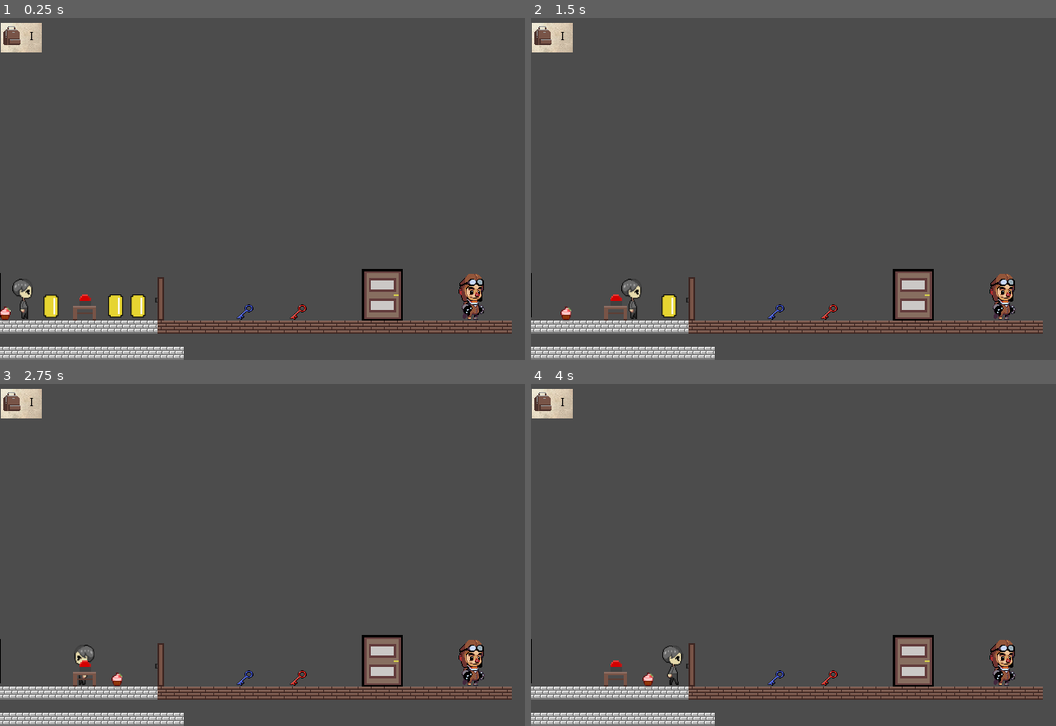
Above: before the commit, frames 1-4 (two rows, left to right).
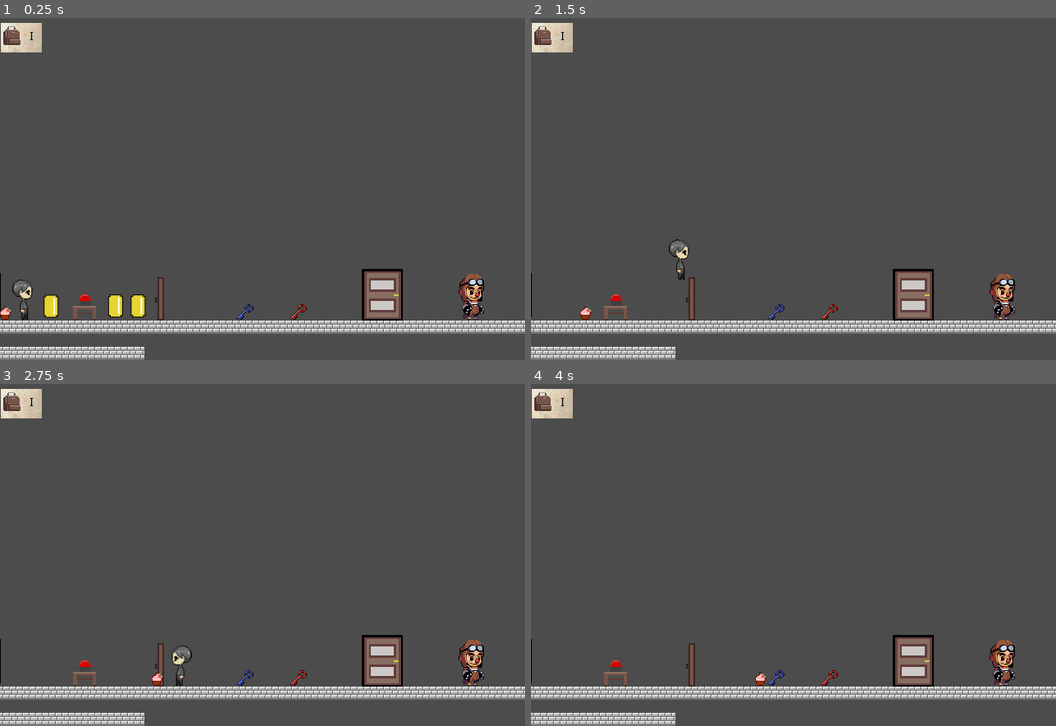
Above: after the commit, the same moments.

Repository: bkuon/Reverie
Game: Godot game, scene res://world.tscn
Two runs of this game, one before a commit and one after it. Both use one fixed random seed, a clock stepped at 60 frames per second and the inputs below. The engine's default icon, where the game draws it, is replaced by a stand-in: a white triangle on a blue panel in a dark square.
Inputs:
- Up to frame 1 (0.25 s): no input
- Up to frame 2 (1.5 s): tap Enter at 0.5 s; hold V 0.53-1.28 s; hold Right (ui_right) from 0.53 s (still down); tap Up (ui_up) at 0.77, 0.8, 1.07, 1.35 s
- Up to frame 3 (2.75 s): tap Up (ui_up) at 1.52, 1.82 s; tap V at 1.55 s; release Right (ui_right) at 2.03 s; hold Left (ui_left) from 2.03 s (still down); hold Up (ui_up) from 2.03 s (still down); tap A (enter_door) at 2.1 s
- Up to frame 4 (4 s): release Left (ui_left) at 2.78 s; release Up (ui_up) at 2.78 s; hold Right (ui_right) from 2.78 s (still down); tap Z (interact) at 2.85 s; tap Up (ui_up) at 3.02, 3.32, 3.77, 3.8 s; tap V at 3.05 s; hold V from 3.53 s (still down)

The runs differ from the first frame. In frame 1, 2.8% of the frame differs, in the area x 0-100%, y 76-100%; in frame 2, 3.4%, in the area x 5-100%, y 64-100%; in frame 3, 3.2%; in frame 4, 3.1%.

Commit message:
Lines 3-14 Declare new Variables for run, jump, and duck functions. Added both gravity and friction variables. Lines 45-85 deal with Running Physics. Lines 101 - 113 deal with Jump physics. Lines 117-128 deal with duck functions. Add new TileSet under the name of BrandonEditTileSet, alongside new updatedTileSet.tres

Diff:
--- a/KinematicBody2D.gd
+++ b/KinematicBody2D.gd
@@ -1,8 +1,20 @@
 extends KinematicBody2D
 
+#Jump Physics [Brandon Edit 3/13]
+const UP = Vector2(0, -1)
+const JUMP_HEIGHT = -200
+#End Jump Variable
+
+#Run Physics [Brandon Edit 3/13]
+const ACCELERATION = 50
+const MAX_SPEED = 150
+#End Run Variable
+
+#Duck Speed Variable [Brandon Edit 3/13]
+const DUCK_SPEED = 20
+
 const GRAVITY = 20
-const SPEED = 100
-const JUMP = 500
+const SPEED = 80
 const RESISTANCE = Vector2(0,-1)
 
 var motion = Vector2()
@@ -11,7 +23,10 @@
 var can_move = true
 
 func _physics_process(delta):
-	#motion.y += GRAVITY
+	motion.y += GRAVITY
+	#Add Variable Friction
+	var friction = false
+
 	if can_move:
 		if Input.is_action_pressed("ui_right"):
 			motion.x= SPEED
@@ -23,13 +38,52 @@
 			$sprite.flip_h = true
 			$sprite.play("walk")
 
-		elif Input.is_action_just_pressed("ui_up"):
-			print("jump not added yet")
-
-
 		else:
 			motion.x=0
 			$sprite.play("idle")
+
+		#Run Ability alongside jump utilities implemented here.
+		if Input.is_action_pressed("ui_right") and Input.is_key_pressed(KEY_V):
+			motion.x = min(motion.x + ACCELERATION, MAX_SPEED)
+			$sprite.flip_h = false
+			$sprite.play("run")
+			if is_on_floor():
+				if Input.is_action_just_pressed("ui_up"):
+					motion.y = JUMP_HEIGHT
+				if friction == true:
+					motion.x = lerp(motion.x, 0, 0.2)
+			else:
+				if motion.y < 0:
+					$sprite.play("Jump")
+				else:
+					$sprite.play("Fall")
+				if friction == true:
+					motion.x = lerp(motion.x, 0, 0.05)
+			motion = move_and_slide(motion, UP)
+
+			move_and_slide(motion,RESISTANCE)
+		if Input.is_action_pressed("ui_left") and Input.is_key_pressed(KEY_V):
+			motion.x = min(motion.x - ACCELERATION, MAX_SPEED)
+			$sprite.flip_h = true
+			$sprite.play("run")
+
+			if is_on_floor():
+				if Input.is_action_just_pressed("ui_up"):
+					motion.y = JUMP_HEIGHT
+				if friction == true:
+					motion.x = lerp(motion.x, 0, 0.2)
+			else:
+				if motion.y < 0:
+					$sprite.play("Jump")
+				else:
+					$sprite.play("Fall")
+				if friction == true:
+					motion.x = lerp(motion.x, 0, 0.05)
+			motion = move_and_slide(motion, UP)
+
+			move_and_slide(motion,RESISTANCE)
+		#End Run And Jump edits here [Brandon 3/13]
+
 
 		if Input.is_action_pressed("ui_left") and Input.is_action_pressed("ui_right"):
 			motion.x=0
@@ -43,6 +97,39 @@
 			can_move = false
 			#$sprite.play("idle")
 			get_node("../DialogueParser").init_dialogue(obj_name)
+
+	#Jump Implementation done here
+	if is_on_floor():
+		if Input.is_action_just_pressed("ui_up"):
+			motion.y = JUMP_HEIGHT
+		if friction == true:
+			motion.x = lerp(motion.x, 0, 0.2)
+	else:
+		if motion.y < 0:
+			$sprite.play("Jump")
+		else:
+			$sprite.play("Fall")
+		if friction == true:
+			motion.x = lerp(motion.x, 0, 0.05)
+
+
+
+	#Implement Duck Function
+	if Input.is_action_pressed("ui_down"):
+		#$sprite.play("duck")
+		motion.x = 0
+	if Input.is_action_pressed("ui_down") and Input.is_action_pressed("ui_right"):
+		#$sprite.play("duck")
+		motion.x = DUCK_SPEED
+	if Input.is_action_pressed("ui_down") and Input.is_action_pressed("ui_left"):
+		#$sprite.flip_h = true
+		#$sprite.play("duck")
+		motion.x = -DUCK_SPEED
+	#End Duck Function
+
+	motion = move_and_slide(motion, UP)
+
+	move_and_slide(motion,RESISTANCE)
 
 
 #signals when player is touching object.
--- /dev/null
+++ b/updatedTileSet.tres
@@ -0,0 +1,24 @@
+[gd_resource type="TileSet" load_steps=3 format=2]
+
+[ext_resource path="res://images/Environment/tile2.png" type="Texture" id=1]
+
+[sub_resource type="RectangleShape2D" id=1]
+extents = Vector2( 8.70947, 8.53113 )
+
+[resource]
+0/name = "tile2"
+0/texture = ExtResource( 1 )
+0/tex_offset = Vector2( 0, 0 )
+0/modulate = Color( 1, 1, 1, 1 )
+0/region = Rect2( 0, 0, 17, 16 )
+0/tile_mode = 0
+0/occluder_offset = Vector2( 0, 0 )
+0/navigation_offset = Vector2( 0, 0 )
+0/shapes = [ {
+"autotile_coord": Vector2( 0, 0 ),
+"one_way": false,
+"one_way_margin": 1.0,
+"shape": SubResource( 1 ),
+"shape_transform": Transform2D( 1, 0, 0, 1, 8.72937, 7.95166 )
+} ]
+0/z_index = 0
--- a/world.tscn
+++ b/world.tscn
@@ -31,6 +31,7 @@
 [ext_resource path="res://images/Items/bag.png" type="Texture" id=29]
 [ext_resource path="res://images/backgrounds/paperbackground.png" type="Texture" id=30]
 [ext_resource path="res://images/backgrounds/itembackground.png" type="Texture" id=31]
+[ext_resource path="res://updatedTileSet.tres" type="TileSet" id=32]
 
 [sub_resource type="SpriteFrames" id=1]
 animations = [ {
@@ -82,7 +83,6 @@
 [node name="MC_Sprite" type="KinematicBody2D" parent="." groups=[
 "player",
 ]]
-editor/display_folded = true
 position = Vector2( 27.7349, 405.752 )
 script = ExtResource( 1 )
 __meta__ = {
@@ -111,7 +111,6 @@
 [node name="bluekey" type="Area2D" parent="keyObject" groups=[
 "inventoryItem",
 ]]
-editor/display_folded = true
 position = Vector2( 296.181, 418.315 )
 gravity_point = true
 gravity_vec = Vector2( 0, 0 )
@@ -131,7 +130,6 @@
 [node name="redkey" type="Area2D" parent="keyObject" groups=[
 "inventoryItem",
 ]]
-editor/display_folded = true
 position = Vector2( 361.161, 418.315 )
 gravity_point = true
 gravity_vec = Vector2( 0, 0 )
@@ -149,7 +147,6 @@
 shape = SubResource( 4 )
 
 [node name="doorObject" type="StaticBody2D" parent="."]
-editor/display_folded = true
 script = ExtResource( 8 )
 
 [node name="CollisionShape2D2" type="CollisionShape2D" parent="doorObject"]
@@ -176,14 +173,13 @@
 cell_size = Vector2( 16, 16 )
 cell_quadrant_size = 25
 format = 1
-tile_data = PoolIntArray( 1769472, 1, 0, 1769473, 1, 0, 1769474, 1, 0, 1769475, 1, 0, 1769476, 1, 0, 1769477, 1, 0, 1769478, 1, 0, 1769479, 1, 0, 1769480, 1, 0, 1769481, 1, 0, 1769482, 1, 0, 1769483, 1, 0, 1769484, 0, 0, 1769485, 0, 0, 1769486, 0, 0, 1769487, 0, 0, 1769488, 0, 0, 1769489, 0, 0, 1769490, 0, 0, 1769491, 0, 0, 1769492, 0, 0, 1769493, 0, 0, 1769494, 0, 0, 1769495, 0, 0, 1769496, 0, 0, 1769497, 0, 0, 1769498, 0, 0, 1769499, 0, 0, 1769500, 0, 0, 1769501, 0, 0, 1769502, 0, 0, 1769503, 0, 0, 1769504, 0, 0, 1769505, 0, 0, 1769506, 0, 0, 1769507, 0, 0, 1769508, 0, 0, 1769509, 0, 0, 1769510, 0, 0, 1900544, 1, 0, 1900545, 1, 0, 1900546, 1, 0, 1900547, 1, 0, 1900548, 1, 0, 1900549, 1, 0, 1900550, 1, 0, 1900551, 1, 0, 1900552, 1, 0, 1900553, 1, 0, 1900554, 1, 0, 1900555, 1, 0, 1900556, 1, 0, 1900557, 1, 0 )
+tile_data = PoolIntArray( 1900544, 1, 0, 1900545, 1, 0, 1900546, 1, 0, 1900547, 1, 0, 1900548, 1, 0, 1900549, 1, 0, 1900550, 1, 0, 1900551, 1, 0, 1900552, 1, 0, 1900553, 1, 0, 1900554, 1, 0 )
 
 [node name="button" type="StaticBody2D" parent="."]
-editor/display_folded = true
 script = ExtResource( 11 )
 
 [node name="table_button" type="Area2D" parent="button"]
-position = Vector2( -1.52588e-005, 0 )
+position = Vector2( -1.52588e-05, 0 )
 collision_layer = 2
 __meta__ = {
 "_edit_group_": true
@@ -206,7 +202,6 @@
 shape = SubResource( 8 )
 
 [node name="CoinObject" type="StaticBody2D" parent="."]
-editor/display_folded = true
 script = ExtResource( 18 )
 
 [node name="Coin" type="Area2D" parent="CoinObject"]
@@ -223,7 +218,6 @@
 shape = SubResource( 5 )
 
 [node name="CoinObject2" type="StaticBody2D" parent="."]
-editor/display_folded = true
 script = ExtResource( 18 )
 
 [node name="Coin" type="Area2D" parent="CoinObject2"]
@@ -240,7 +234,6 @@
 shape = SubResource( 5 )
 
 [node name="CoinObject3" type="StaticBody2D" parent="."]
-editor/display_folded = true
 script = ExtResource( 18 )
 
 [node name="Coin" type="Area2D" parent="CoinObject3"]
@@ -257,7 +250,6 @@
 shape = SubResource( 5 )
 
 [node name="NPC" type="StaticBody2D" parent="."]
-editor/display_folded = true
 script = ExtResource( 20 )
 
 [node name="NPC" type="Area2D" parent="NPC"]
@@ -271,7 +263,6 @@
 shape = SubResource( 9 )
 
 [node name="DialogueParser" type="Node2D" parent="."]
-editor/display_folded = true
 script = ExtResource( 22 )
 
 [node name="Panel" type="Panel" parent="DialogueParser"]
@@ -297,7 +288,6 @@
 z_index = -1
 
 [node name="Boundary" type="StaticBody2D" parent="."]
-editor/display_folded = true
 position = Vector2( -31.3277, 400.92 )
 __meta__ = {
 "_edit_group_": true
@@ -400,7 +390,6 @@
 texture = ExtResource( 29 )
 
 [node name="InventorySlots" type="GridContainer" parent="inventory/TextureRect"]
-editor/display_folded = true
 margin_left = 17.0
 margin_top = 53.0
 margin_right = 227.0
@@ -506,6 +495,12 @@
 margin_top = 3.0
 margin_right = 40.0
 margin_bottom = 32.0
+
+[node name="BrandonEditTileMap" type="TileMap" parent="."]
+tile_set = ExtResource( 32 )
+cell_size = Vector2( 16, 16 )
+format = 1
+tile_data = PoolIntArray( 1835004, 0, 0, 1835005, 0, 0, 1835006, 0, 0, 1835007, 0, 0, 1769472, 0, 0, 1769473, 0, 0, 1769474, 0, 0, 1769475, 0, 0, 1769476, 0, 0, 1769477, 0, 0, 1769478, 0, 0, 1769479, 0, 0, 1769480, 0, 0, 1769481, 0, 0, 1769482, 0, 0, 1769483, 0, 0, 1769484, 0, 0, 1769485, 0, 0, 1769486, 0, 0, 1769487, 0, 0, 1769488, 0, 0, 1769489, 0, 0, 1769490, 0, 0, 1769491, 0, 0, 1769492, 0, 0, 1769493, 0, 0, 1769494, 0, 0, 1769495, 0, 0, 1769496, 0, 0, 1769497, 0, 0, 1769498, 0, 0, 1769499, 0, 0, 1769500, 0, 0, 1769501, 0, 0, 1769502, 0, 0, 1769503, 0, 0, 1769504, 0, 0, 1769505, 0, 0, 1769506, 0, 0, 1769507, 0, 0, 1769508, 0, 0, 1769509, 0, 0, 1769510, 0, 0, 1769511, 0, 0, 1769512, 0, 0, 1769513, 0, 0 )
 [connection signal="area_entered" from="MC_Sprite/Area2D" to="MC_Sprite" method="_on_Area2D_area_entered"]
 [connection signal="area_exited" from="MC_Sprite/Area2D" to="MC_Sprite" method="_on_Area2D_area_exited"]
 [connection signal="done_talking" from="DialogueParser" to="MC_Sprite" method="_on_DialogueParser_done_talking"]
Not shown: 1 places in world.tscn that only renumber resources
